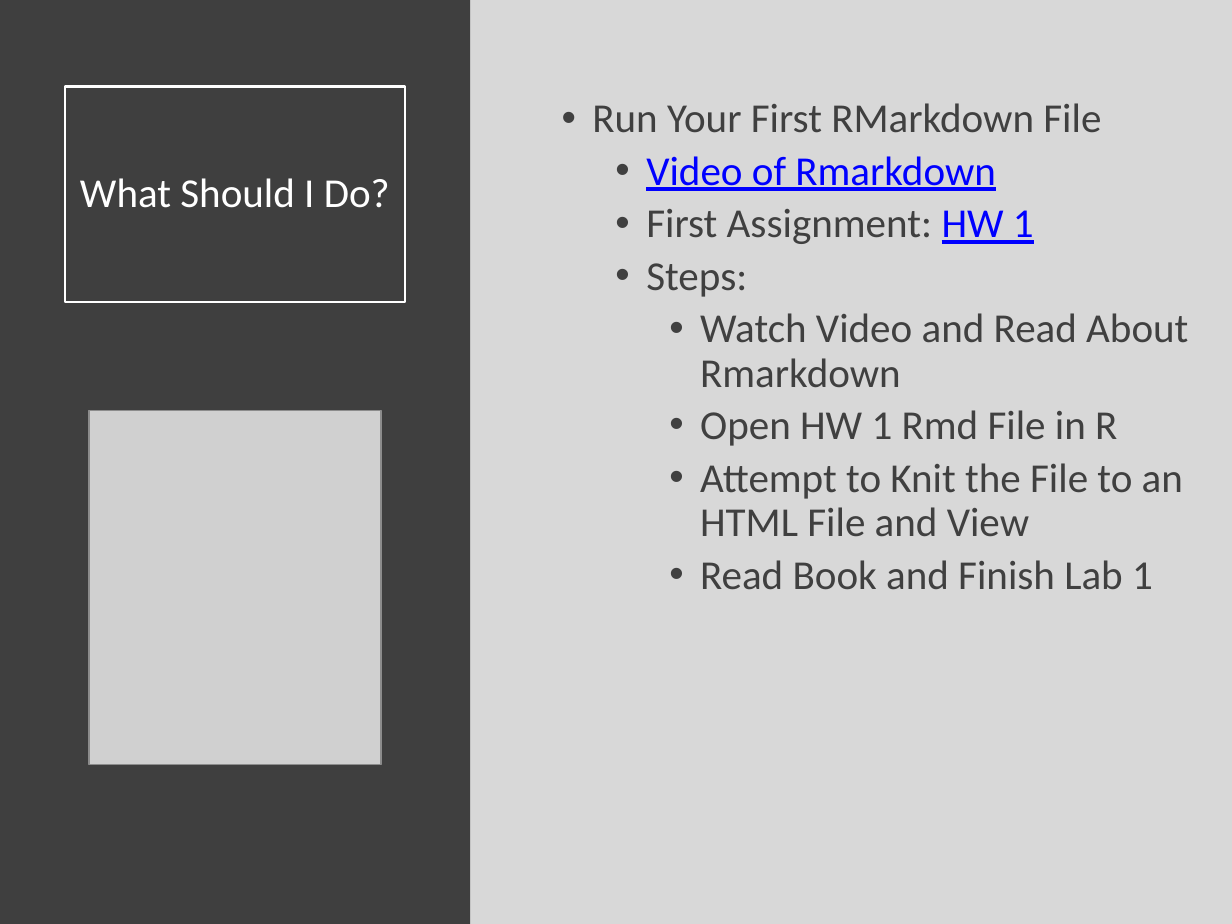
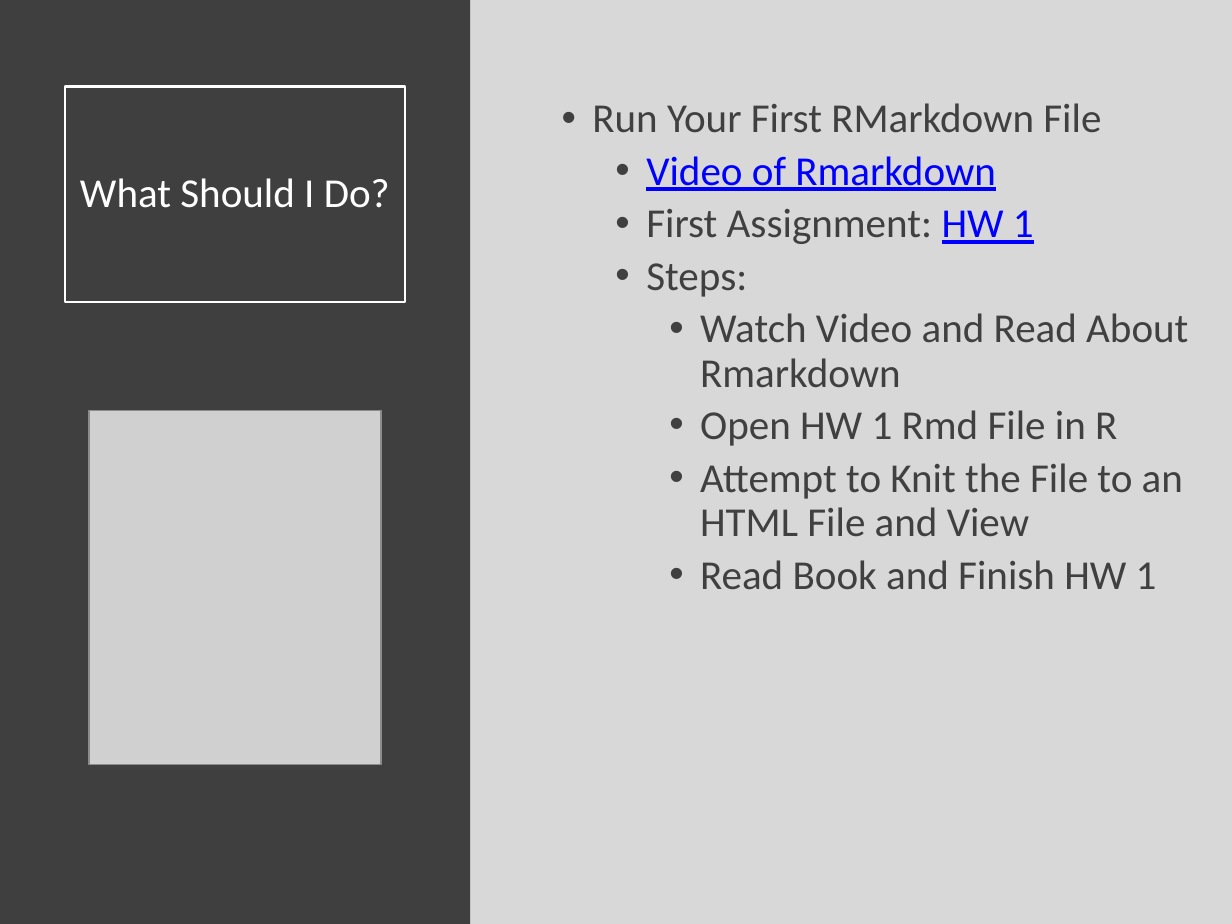
Before and after one commit to SuperMarioGiacomazzo/STOR320_WEBSITE, a slide deck: slide 9 of Lecture/Introduction/Intro_Lecture.pptx. Drawn at 1232x924 pixels with LibreOffice and Linux fonts; fonts in the diff are those of the drawing; grey boxes stand for pictures. Boxes give left, top, right and bottom in pixels: in the first picture for what was removed or moved away, otherwise in the second. Text is boxed around its words. In the diff, an @@ line names an element or a change of style, - is before the commit and + after.

```diff
--- a/Lecture/Introduction/Intro_Lecture.pptx
+++ b/Lecture/Introduction/Intro_Lecture.pptx
@@ text at bbox=[700, 560, 1157, 590]: text changed @@
-    • Read Book and Finish Lab 1
+    • Read Book and Finish HW 1
```
Also in this commit, not shown: 1 other slide changed, 6 other files.
